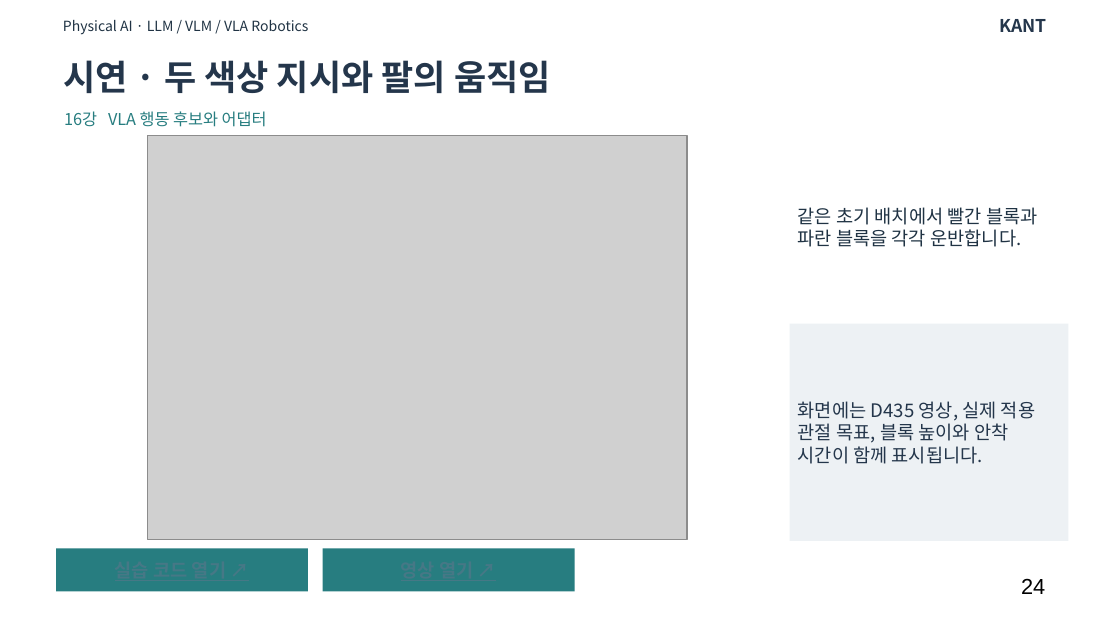
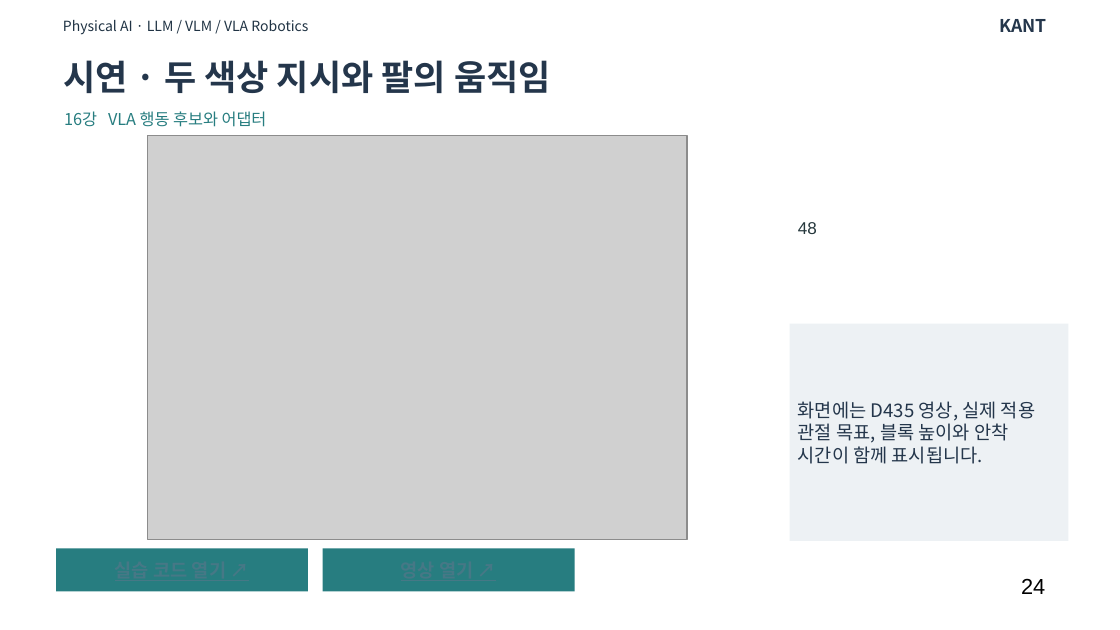
Before and after one commit to SpartaPA/waffle-mpx-lyrical, a slide deck: slide 48 of lessons/14-18/lessons-14-18.pptx (slide 24 before the commit). Drawn at 1120x630 pixels with LibreOffice and Linux fonts; fonts in the diff are those of the drawing; grey boxes stand for pictures. Boxes give left, top, right and bottom in pixels: in the first picture for what was removed or moved away, otherwise in the second. Text is boxed around its words. In the diff, an @@ line names an element or a change of style, - is before the commit and + after.

Commit message:
실습 전에 읽을 로봇·모델 용어와 작동 원리를 강의별로 설명합니다

```diff
--- a/lessons/14-18/lessons-14-18.pptx
+++ b/lessons/14-18/lessons-14-18.pptx
@@ text at (798, 222, 817, 234): text changed; size 12 to 11 pt; font Noto Sans CJK KR to Arial; text colour #203344 to #26383D @@
-같은 초기 배치에서 빨간 블록과 파란 블록을 각각 운반합니다.
+48
```
Also in this commit, not shown: 52 other slides changed, 35 slides added, 2 other files.
